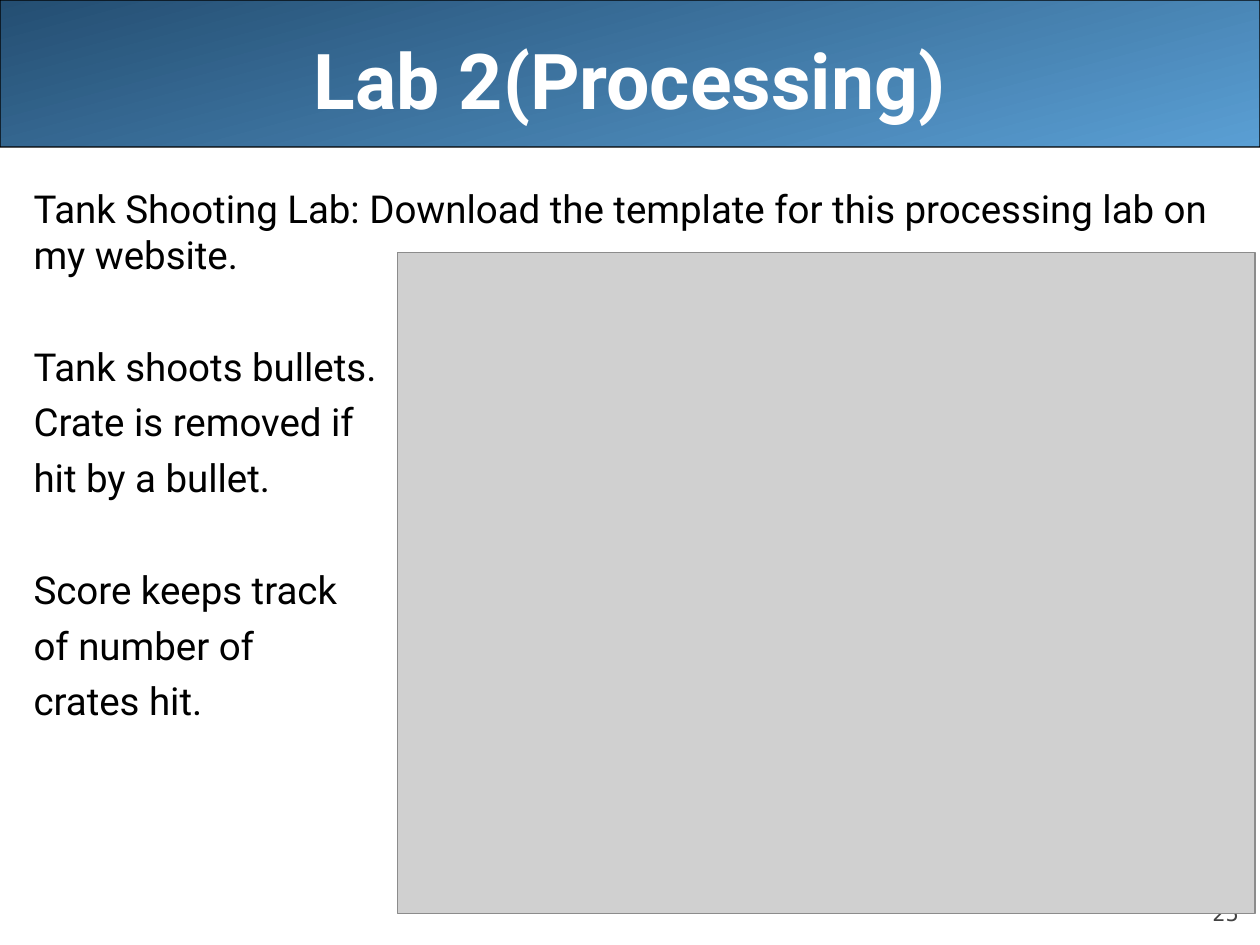
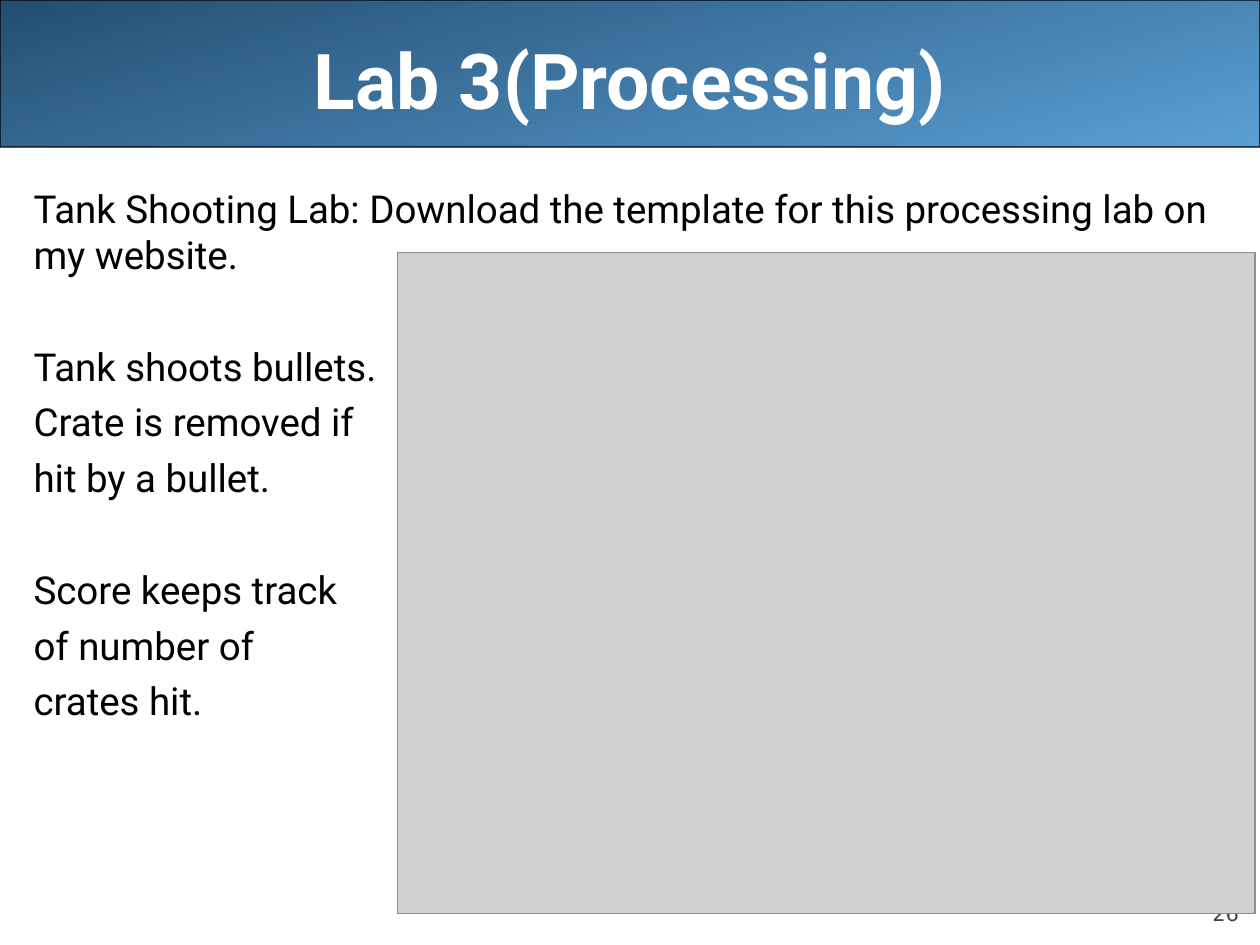
Before and after one commit to LongBaoNguyen/longbaonguyen.github.io, a slide deck: slide 26 of courses/apcsa/lecture18.ppt (slide 25 before the commit). Drawn at 1260x945 pixels with LibreOffice and Linux fonts; fonts in the diff are those of the drawing; grey boxes stand for pictures. Boxes give left, top, right and bottom in pixels: in the first picture for what was removed or moved away, otherwise in the second. Text is boxed around its words. In the diff, an @@ line names an element or a change of style, - is before the commit and + after.

```diff
--- a/courses/apcsa/lecture18.ppt
+++ b/courses/apcsa/lecture18.ppt
@@ title at (x1=313, y1=48, x2=946, y2=126): text changed @@
-Lab 2(Processing)
+Lab 3(Processing)
@@ page number at (x1=1212, y1=913, x2=1239, y2=926): text changed @@
-25
+26
```
Also in this commit, not shown: 1 slide added, 9 other files.
